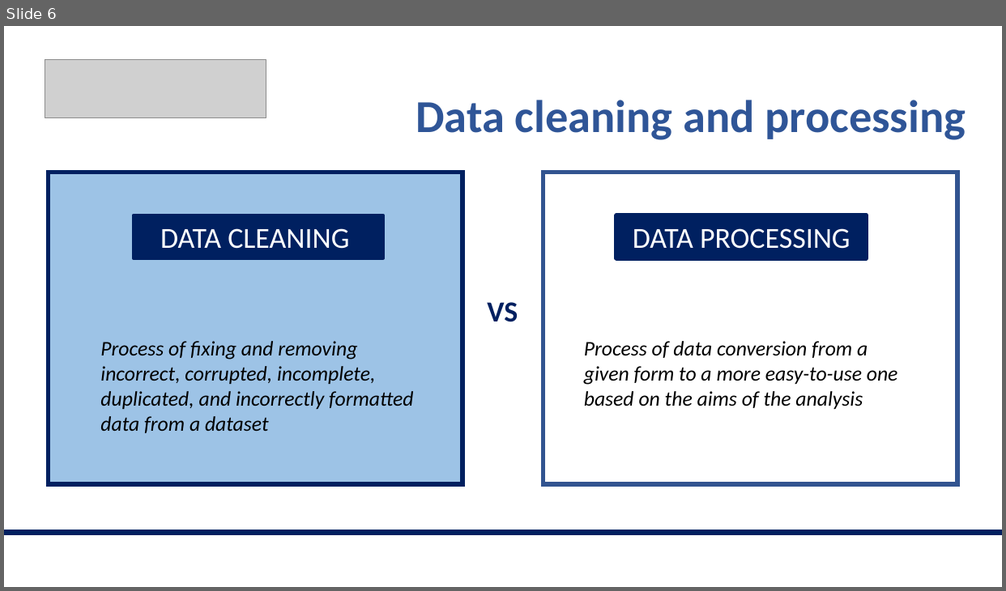
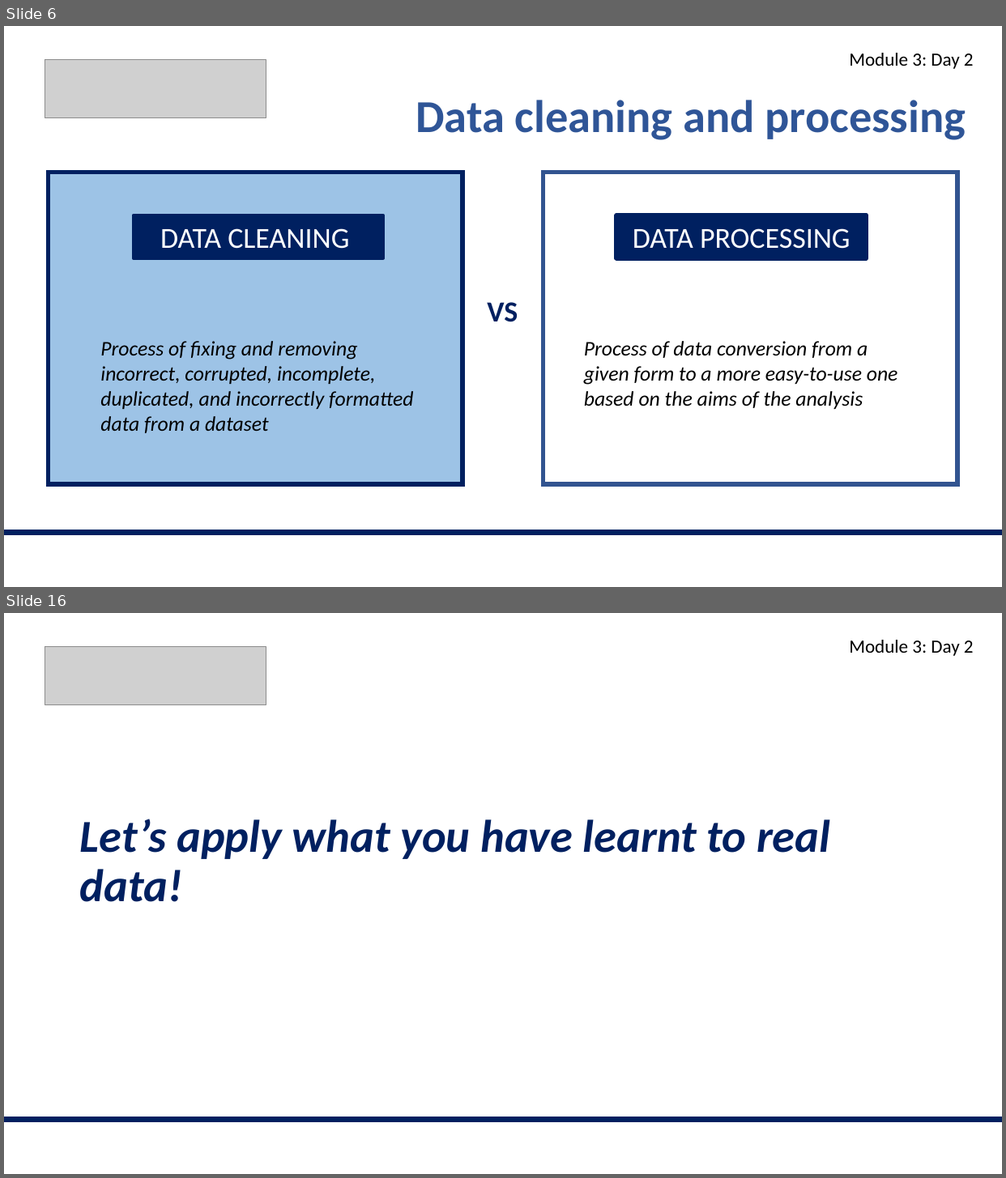
Before and after one commit to valegiunchiglia/2022-Module3-ImperialCollege, a slide deck: Day2/Day2.pptx. Shown one above the other, each under a label of ours: slide 6 before the commit, slides 6 and 16 after it; the slides between them are not shown. The pictures are 1006x591 and 1006x1178 pixels, drawn with LibreOffice and Linux fonts; fonts in the diff are those of the drawing; grey boxes stand for pictures. Boxes give left, top, right and bottom in pixels: in the first picture for what was removed or moved away, otherwise in the second. Text is boxed around its words. In the diff, an @@ line names an element or a change of style, - is before the commit and + after.

```diff
--- a/Day2/Day2.pptx
+++ b/Day2/Day2.pptx
@@ slide 16 added at (4,613,1002,1174), background #FFFFFF @@
@@ picture added at (45,647,266,705) @@
@@ text added at (849,640,974,656), 18 pt, text #000000 @@
+Module 3: Day 2
@@ title added at (80,819,830,902), 44 pt, text #002060, bold, italic @@
+Let’s apply what you have learnt to real data!
@@ line added from (4, 1120) to (1002, 1120), #002060 6 pt @@
@@ slide 6 changed as well @@
@@ text added at (849,53,974,69), 18 pt, text #000000 @@
+Module 3: Day 2
```
Also in this commit, not shown: 6 other slides changed, 8 other slides added, 2 other files.
